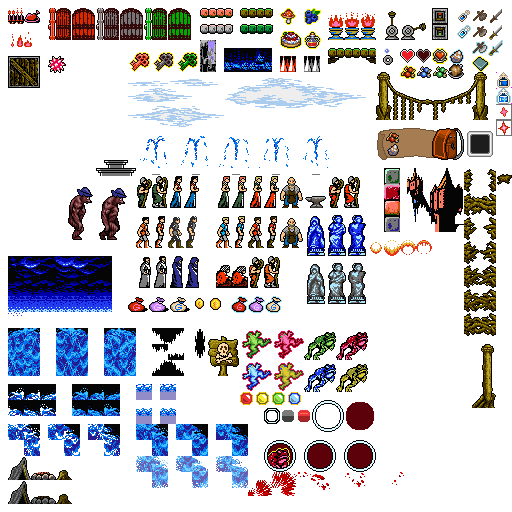
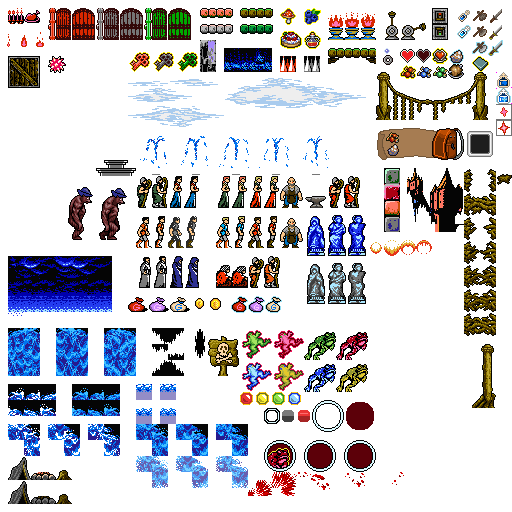
Comparing the layer stacks of the two 512 x 512 images. Changes:
painted on "Main" over [7, 32, 44, 47]
